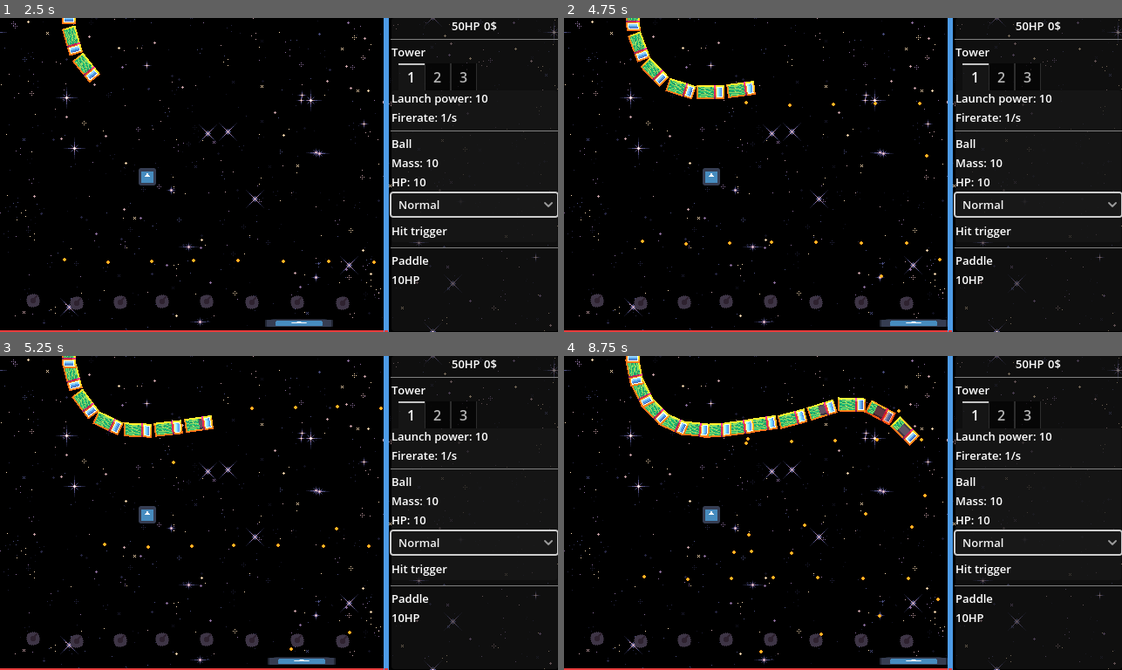
Above: before the commit, frames 1-4 (two rows, left to right).
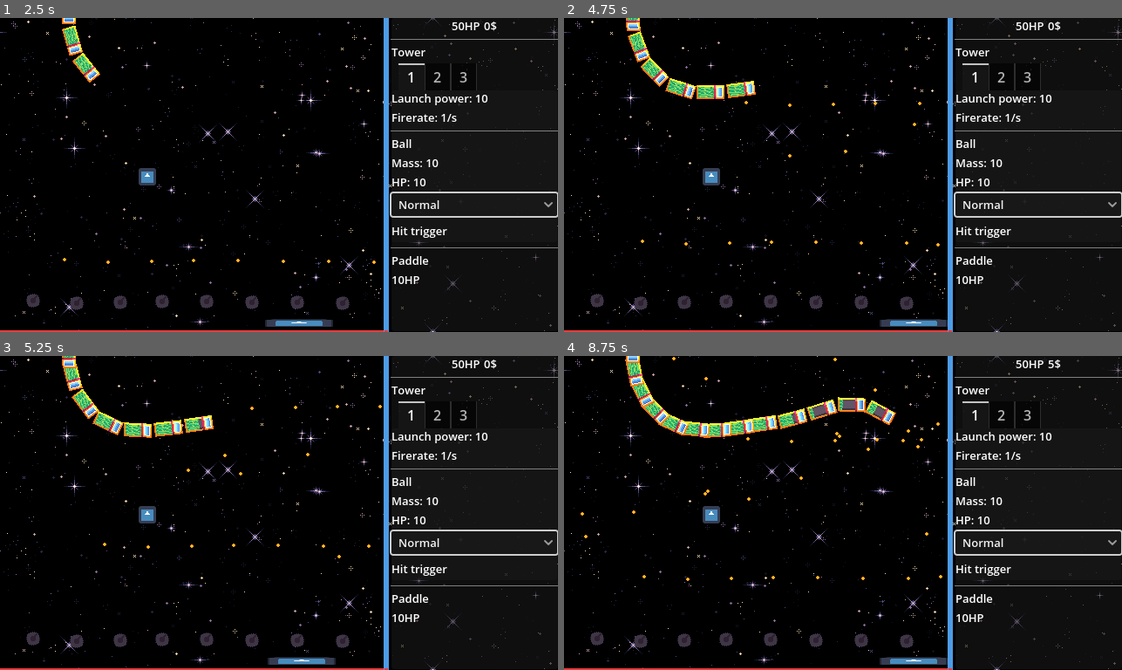
Above: after the commit, the same moments.

Repository: xefensor/tower-breakout
Game: Godot game, scene res://game.tscn
The game is run twice, just before and just after one commit, with the same random seed, the same clock (stepped at 60 frames per second) and the same inputs. The engine's default icon, where the game draws it, is replaced by a stand-in: a white triangle on a blue panel in a dark square.
Inputs (mouse positions are in pixels of both pictures, inside the frame that each line leads up to):
- Up to frame 1 (2.5 s): click "Normal" at 0.5 s; click "Normal" at 1.25 s; move the mouse to (33, 300) at 2.02 s; press the mouse at (33, 300) at 2.03 s; hold D (paddle_right) from 2.03 s (still down)
- Up to frame 2 (4.75 s): move the mouse to (904, 303) at 2.77 s; release D (paddle_right) at 2.78 s; release the mouse at (904, 303) at 2.78 s; hold A (paddle_left) 2.78-3.53 s; click (904, 303) at 2.85 s; move the mouse to (859, 303) at 3.52 s; press the mouse at (859, 303) at 3.53 s; hold D (paddle_right) from 3.53 s (still down); move the mouse to (815, 303) at 4.27 s; release the mouse at (815, 303) at 4.28 s; click (815, 303) at 4.35 s
- Up to frame 3 (5.25 s): move the mouse to (206, 638) at 5.02 s; release D (paddle_right) at 5.03 s; press the mouse at (206, 638) at 5.03 s; hold A (paddle_left) from 5.03 s (still down)
- Up to frame 4 (8.75 s): move the mouse to (725, 638) at 5.77 s; release the mouse at (725, 638) at 5.78 s; click (725, 638) at 5.85 s; move the mouse to (686, 641) at 6.52 s; press the mouse at (686, 641) at 6.53 s; move the mouse to (642, 641) at 7.27 s; release A (paddle_left) at 7.28 s; release the mouse at (642, 641) at 7.28 s; hold D (paddle_right) from 7.28 s (still down); click (642, 641) at 7.35 s; move the mouse to (965, 497) at 8.02 s; press the mouse at (965, 497) at 8.03 s

Frame 1 is identical in both runs. In frame 2, less than 0.1% of the frame differs, in the area x 40-68%, y 33-83%; in frame 3, less than 0.1%; in frame 4, 0.7%, in the area x 2-88%, y 0-95%.

Commit message:
Remove hitted_enemy var

Diff:
--- a/balls/ball.gd
+++ b/balls/ball.gd
@@ -31,19 +31,17 @@
 	if not collision_info:
 		return
 
-	var _collider: Object = collision_info.get_collider()
-	var hitted_enemy := false
+	var collider: Object = collision_info.get_collider()
 
-	if _collider is Paddle:
-		_collider.ball_hit(self)
+	if collider is Paddle:
+		collider.ball_hit(self)
 		return
 
-	if _collider.has_method("take_damage"):
+	if collider.has_method("take_damage"):
 		hitted_damageable.emit(collision_info)
-		hitted_enemy = true
 
 	bounce_audio_player.one_shot_play(Level.instance)
-	velocity = bounce.calculate_bounce(self, collision_info, hitted_enemy) + collision_info.get_collider_velocity() * 0.5
+	velocity = bounce.calculate_bounce(self, collision_info) + collision_info.get_collider_velocity() * 0.5
 
 	_health.take_damage(1)
 	move_and_collide(velocity * delta)
--- a/balls/ball.tscn
+++ b/balls/ball.tscn
@@ -3,7 +3,7 @@
 [ext_resource type="Script" uid="uid://dqe2rhlr6ul7l" path="res://balls/ball.gd" id="1_ht7ih"]
 [ext_resource type="Script" uid="uid://1lv2acxyuxrg" path="res://systems/health.gd" id="2_5j7o3"]
 [ext_resource type="Texture2D" uid="uid://vtd73b733fi" path="res://balls/ball.png" id="2_ota7r"]
-[ext_resource type="Script" uid="uid://trv008xtwxj8" path="res://balls/bounces/reverse_bounce.gd" id="3_yf0cp"]
+[ext_resource type="Script" uid="uid://j8yc8pc85ng6" path="res://balls/bounces/sniper_bounce.gd" id="3_yf0cp"]
 [ext_resource type="Script" uid="uid://cau3888oy20w3" path="res://balls/triggers/trigger.gd" id="3_ysyxj"]
 [ext_resource type="AudioStream" uid="uid://kqgf22uwfx0j" path="res://balls/bounce.wav" id="4_f1tw0"]
 [ext_resource type="Script" uid="uid://dj1uxgc1eib5s" path="res://balls/effects/effect.gd" id="4_yf0cp"]
@@ -16,9 +16,9 @@
 script = ExtResource("2_5j7o3")
 metadata/_custom_type_script = "uid://1lv2acxyuxrg"
 
-[sub_resource type="Resource" id="Resource_7pftd"]
+[sub_resource type="Resource" id="Resource_yf0cp"]
 script = ExtResource("3_yf0cp")
-metadata/_custom_type_script = "uid://trv008xtwxj8"
+metadata/_custom_type_script = "uid://j8yc8pc85ng6"
 
 [sub_resource type="Resource" id="Resource_5hrr2"]
 script = ExtResource("5_7pftd")
@@ -42,7 +42,7 @@
 collision_mask = 35
 script = ExtResource("1_ht7ih")
 _health = SubResource("Resource_ota7r")
-bounce = SubResource("Resource_7pftd")
+bounce = SubResource("Resource_yf0cp")
 bounce_audio_player = NodePath("OneShotAudioPlayer")
 triggers = Array[ExtResource("3_ysyxj")]([SubResource("Resource_o703g")])
 metadata/_custom_type_script = "uid://dqe2rhlr6ul7l"
--- a/balls/bounces/basic_bounce.gd
+++ b/balls/bounces/basic_bounce.gd
@@ -2,8 +2,7 @@
 extends Bounce
 
 
-func calculate_bounce(ball: Ball, collision_info: KinematicCollision2D,
- _hitted_enemy: bool) -> Vector2:
+func calculate_bounce(ball: Ball, collision_info: KinematicCollision2D) -> Vector2:
 	var normal: Vector2 = collision_info.get_normal()
 	var bounce: Vector2 = ball.velocity.bounce(normal)
 	return bounce
--- a/balls/bounces/bounce.gd
+++ b/balls/bounces/bounce.gd
@@ -4,5 +4,4 @@
 
 
 @abstract
-func calculate_bounce(ball: Ball, collision_info: KinematicCollision2D,
- hitted_enemy: bool) -> Vector2
+func calculate_bounce(ball: Ball, collision_info: KinematicCollision2D) -> Vector2
--- a/balls/bounces/reverse_bounce.gd
+++ b/balls/bounces/reverse_bounce.gd
@@ -2,7 +2,6 @@
 extends Bounce
 
 
-func calculate_bounce(ball: Ball, _collision_info: KinematicCollision2D,
- _hitted_enemy: bool) -> Vector2:
+func calculate_bounce(ball: Ball, collision_info: KinematicCollision2D) -> Vector2:
 	var bounce: Vector2 = ball.velocity.rotated(PI)
 	return bounce
--- a/balls/bounces/sniper_bounce.gd
+++ b/balls/bounces/sniper_bounce.gd
@@ -2,12 +2,11 @@
 extends Bounce
 
 
-func calculate_bounce(ball: Ball, collision_info: KinematicCollision2D,
- hitted_enemy: bool) -> Vector2:
+func calculate_bounce(ball: Ball, collision_info: KinematicCollision2D) -> Vector2:
 	var normal: Vector2 = collision_info.get_normal()
 	var bounce: Vector2 = ball.velocity.bounce(normal)
 
-	if hitted_enemy:
+	if collision_info.get_collider().has_method("take_damage"):
 		return bounce
 
 	var enemies := ball.get_tree().get_nodes_in_group("enemies")
